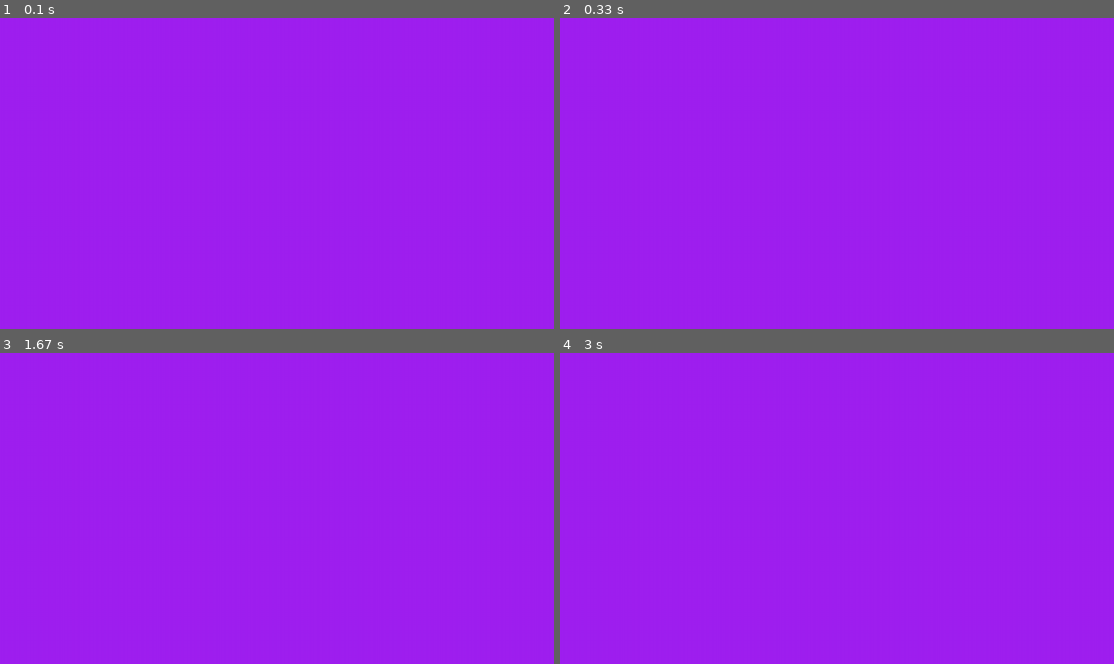
Above: before the commit, frames 1-4 (two rows, left to right).
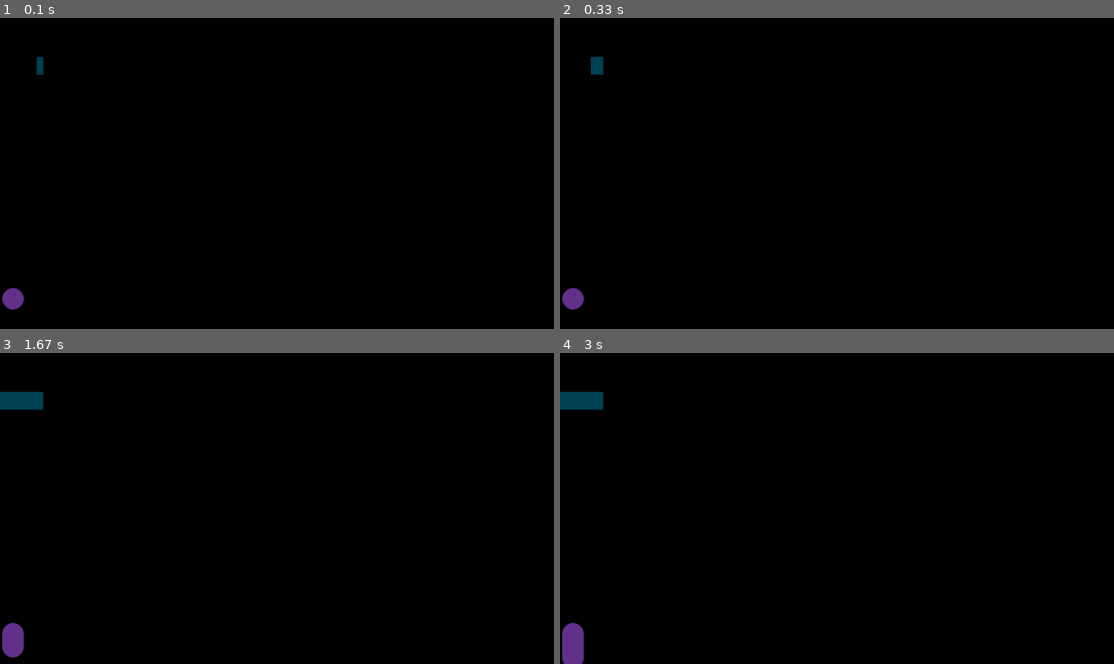
Above: after the commit, the same moments.

Repository: livebaggerud/mappeinnlevering-Live
Game: pygame game, started from pygame/hoppespill_m_arv/figur.py
Same seed, same stepped clock (60 frames per second), same inputs: the game is played once before the commit and once after it.
Inputs:
- Up to frame 1 (0.1 s): no input
- Up to frame 2 (0.33 s): no input
- Up to frame 3 (1.67 s): tap Space at 0.33, 0.73, 1.03, 1.23, 1.57 s
- Up to frame 4 (3 s): tap Space at 1.87, 2.07, 2.37, 2.63, 2.97 s

The runs differ from the first frame. In frame 1, 100% of the frame differs, in the area x 0-100%, y 0-100%; in frame 2, 100%; in frame 3, 100%; in frame 4, 100%.

Commit message:
Update figur.py

Diff:
--- a/pygame/hoppespill_m_arv/figur.py
+++ b/pygame/hoppespill_m_arv/figur.py
@@ -43,7 +43,12 @@
 screen = pg.display.set_mode((1280, 720))
 clock = pg.time.Clock()
 running = True
-spiller = Spiller(1280, 720, 50)
+spiller = Spiller(30, 650, 50)
+hindere = []
+
+for i in range(3):
+    nytt_hinder = Hinder(90,90,90)
+    hindere.append(nytt_hinder)
 
 while running:
     # poll for events
@@ -52,8 +57,15 @@
         if event.type == pg.QUIT:
             running = False
 
+    spiller.tegn(screen)
+
+    for hinder in hindere:
+        hinder.tegn(screen)
+        hinder.flytt_venstre()
+
+
     # fill the screen with a color to wipe away anything from last frame
-    screen.fill("purple")
+    #screen.fill("purple")
 
     # LAG SPILLET DIT HER:
 
